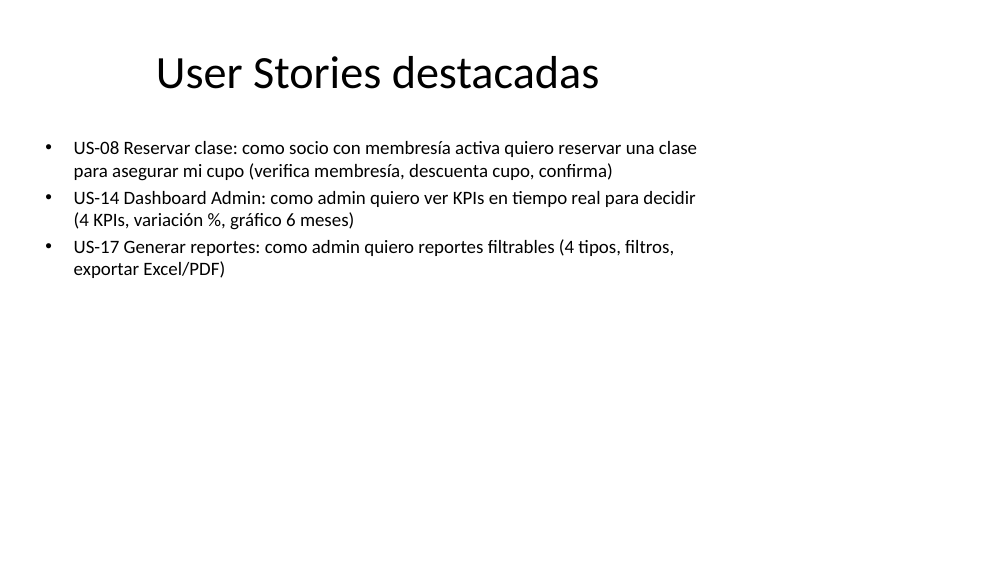
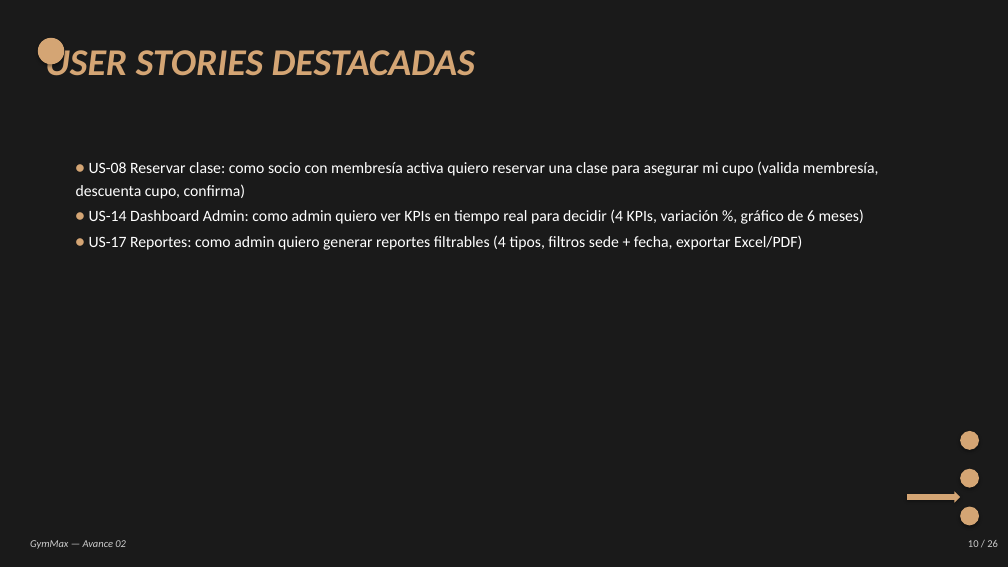
Before and after one commit to DPI9/gymmax-grupo3, a slide deck: slide 10 of Avance02/GymMax_Avance02.pptx. Drawn at 1008x567 pixels with LibreOffice and Linux fonts; fonts in the diff are those of the drawing. Boxes give left, top, right and bottom in pixels: in the first picture for what was removed or moved away, otherwise in the second. Text is boxed around its words. In the diff, an @@ line names an element or a change of style, - is before the commit and + after.

Commit message:
Mejorar PowerPoint con estilo visual del Avance 01 (fondo negro, beige, italic)

```diff
--- a/Avance02/GymMax_Avance02.pptx
+++ b/Avance02/GymMax_Avance02.pptx
@@ background #FFFFFF to #1A1A1A @@
@@ ellipse added at (38, 38, 64, 64), fill #D4A574 @@
@@ text at (45, 44, 475, 76): text changed; size 44 to 36 pt; text colour #000000 to #D4A574; bold on; italic on @@
-User Stories destacadas
+USER STORIES DESTACADAS
@@ text "USER STORIES DESTACADAS" at (45, 44, 475, 76): vertical alignment middle to top @@
@@ text at (76, 161, 879, 250): text changed; size 18 to 15 pt; text colour #000000 to #FFFFFF @@
-• US-08 Reservar clase: como socio con membresía activa quiero reservar una clase para asegurar mi cupo (verifica membresía, descuenta cupo, confirma)
-• US-14 Dashboard Admin: como admin quiero ver KPIs en tiempo real para decidir (4 KPIs, variación %, gráfico 6 meses)
-• US-17 Generar reportes: como admin quiero reportes filtrables (4 tipos, filtros, exportar Excel/PDF)
+• US-08 Reservar clase: como socio con membresía activa quiero reservar una clase para asegurar mi cupo (valida membresía, descuenta cupo, confirma)
+• US-14 Dashboard Admin: como admin quiero ver KPIs en tiempo real para decidir (4 KPIs, variación %, gráfico de 6 meses)
+• US-17 Reportes: como admin quiero generar reportes filtrables (4 tipos, filtros sede + fecha, exportar Excel/PDF)
@@ ellipse added at (960, 431, 979, 450), fill #D4A574 @@
@@ ellipse added at (960, 469, 979, 488), fill #D4A574 @@
@@ right arrow added at (907, 492, 960, 503), fill #D4A574 @@
@@ ellipse added at (960, 507, 979, 526), fill #D4A574 @@
@@ text added at (30, 540, 126, 549), 10 pt, text #CCCCCC, italic @@
+GymMax — Avance 02
@@ text added at (968, 540, 998, 547), 10 pt, text #CCCCCC @@
+10 / 26
```
Also in this commit, not shown: 19 other slides changed, 6 slides added, 6 slides removed, 4 other files.
